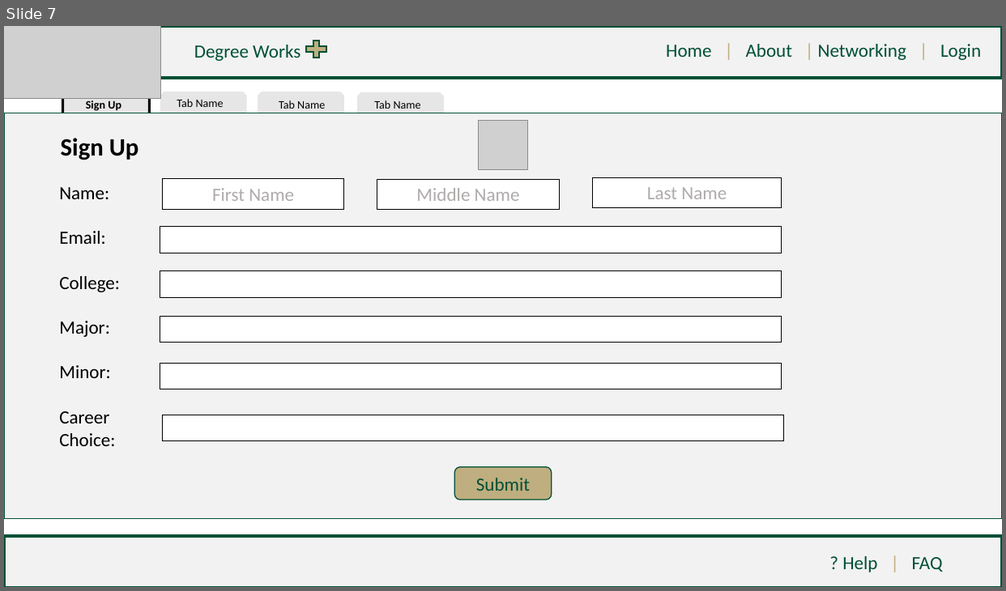
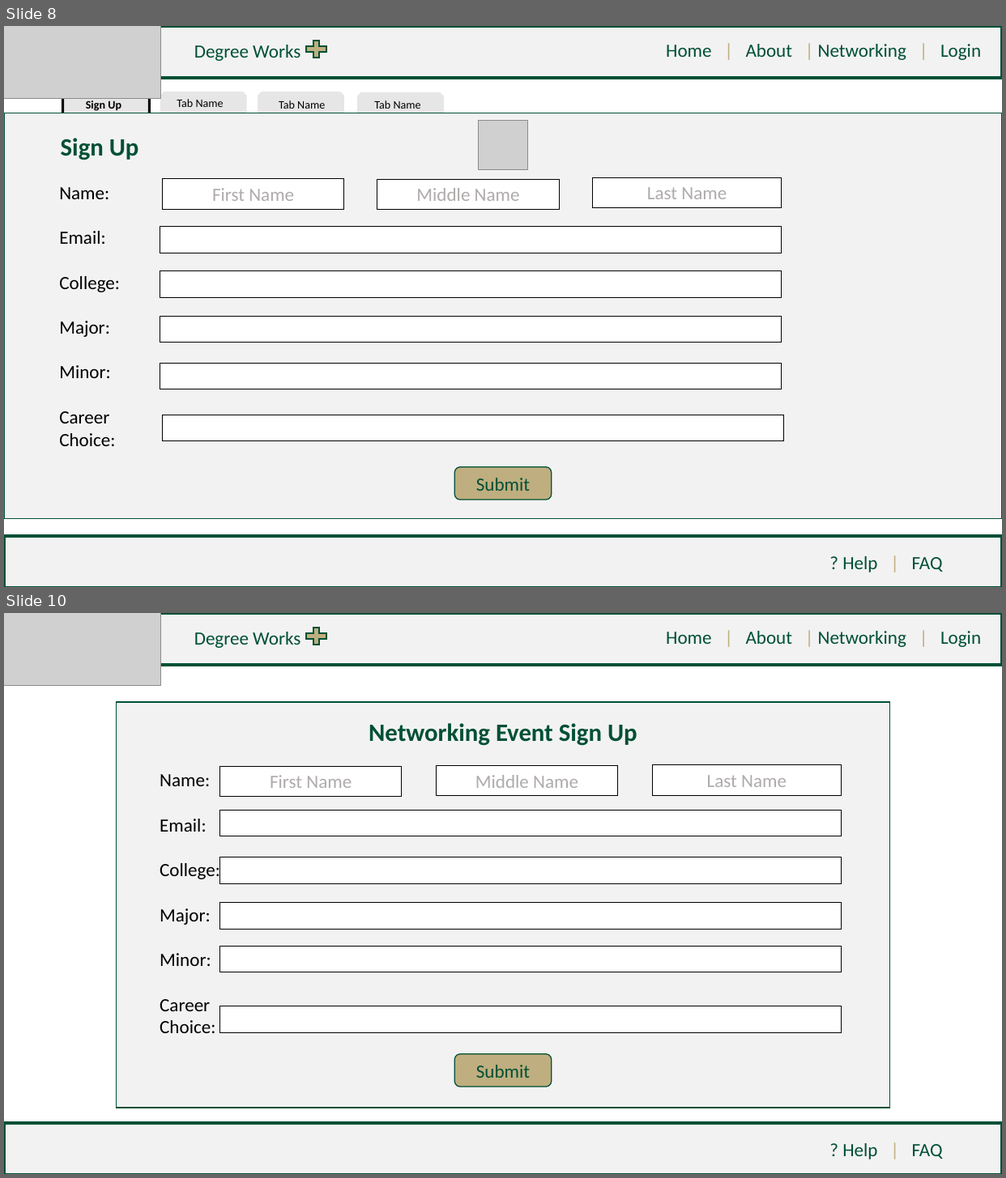
Before and after one commit to tcowie1/Group11-3155Repo, a slide deck: High-Fidelity/Group 11 - DegreeWorks PLUS High Fidelity.pptx. Shown one above the other, each under a label of ours: slide 7 before the commit, slides 8 and 10 after it; the slides between them are not shown. The pictures are 1006x591 and 1006x1178 pixels, drawn with LibreOffice and Linux fonts; fonts in the diff are those of the drawing; grey boxes stand for pictures. Boxes give left, top, right and bottom in pixels: in the first picture for what was removed or moved away, otherwise in the second. Text is boxed around its words. In the diff, an @@ line names an element or a change of style, - is before the commit and + after.

```diff
--- a/High-Fidelity/Group 11 - DegreeWorks PLUS High Fidelity.pptx
+++ b/High-Fidelity/Group 11 - DegreeWorks PLUS High Fidelity.pptx
@@ slide 10 added at (4, 613, 1002, 1174), background #FFFFFF @@
@@ rectangle added at (4, 613, 1002, 665), fill #F2F2F2, outline #005035 3 pt @@
@@ picture added at (4, 613, 160, 686) @@
@@ text added at (194, 632, 300, 648), 18 pt, text #005035 @@
+Degree Works
@@ plus sign added at (303, 624, 330, 648), fill #BFAE7F, outline #005035 1.5 pt @@
@@ text added at (666, 631, 981, 647), 18 pt, text #005035 @@
+Home | About | Networking | Login
@@ rectangle added at (117, 702, 890, 1108), fill #F2F2F2, outline #005035 1 pt @@
@@ text added at (368, 723, 637, 746), 24 pt, text #005035, bold @@
+Networking Event Sign Up
@@ text added at (160, 774, 220, 1033), 18 pt, text #000000 @@
+Name:
+Email:
+College:
+Major:
+Minor:
+Career
+Choice:
@@ rectangle added at (220, 766, 403, 796), fill #FFFFFF, outline #000000 0.75 pt, 18 pt, text #AFABAB @@
+First Name
@@ rectangle added at (436, 766, 618, 796), fill #FFFFFF, outline #000000 0.75 pt, 18 pt, text #AFABAB @@
+Middle Name
@@ rectangle added at (652, 765, 842, 795), fill #FFFFFF, outline #000000 0.75 pt, 18 pt, text #AFABAB @@
+Last Name
@@ rectangle added at (220, 810, 842, 836), fill #FFFFFF, outline #000000 0.75 pt @@
@@ rectangle added at (220, 858, 842, 884), fill #FFFFFF, outline #000000 0.75 pt @@
@@ rectangle added at (220, 903, 842, 929), fill #FFFFFF, outline #000000 0.75 pt @@
@@ rectangle added at (220, 946, 842, 973), fill #FFFFFF, outline #000000 0.75 pt @@
@@ rectangle added at (220, 1007, 842, 1033), fill #FFFFFF, outline #000000 0.75 pt @@
@@ rounded rectangle added at (454, 1054, 552, 1088), fill #BFAE7F, outline #005035 1 pt, 18 pt, text #005035 @@
+Submit
@@ rectangle added at (4, 1123, 1002, 1174), fill #F2F2F2, outline #005035 3 pt @@
@@ text added at (842, 1144, 943, 1160), 18 pt, text #005035 @@
+? Help | FAQ
@@ what was slide 7 is now slide 8 @@
@@ slide 8 changed as well @@
@@ text "Sign Up" at (61, 138, 139, 160): text colour #000000 to #005035 @@
```
Also in this commit, not shown: 5 other slides changed, 2 other slides added.
